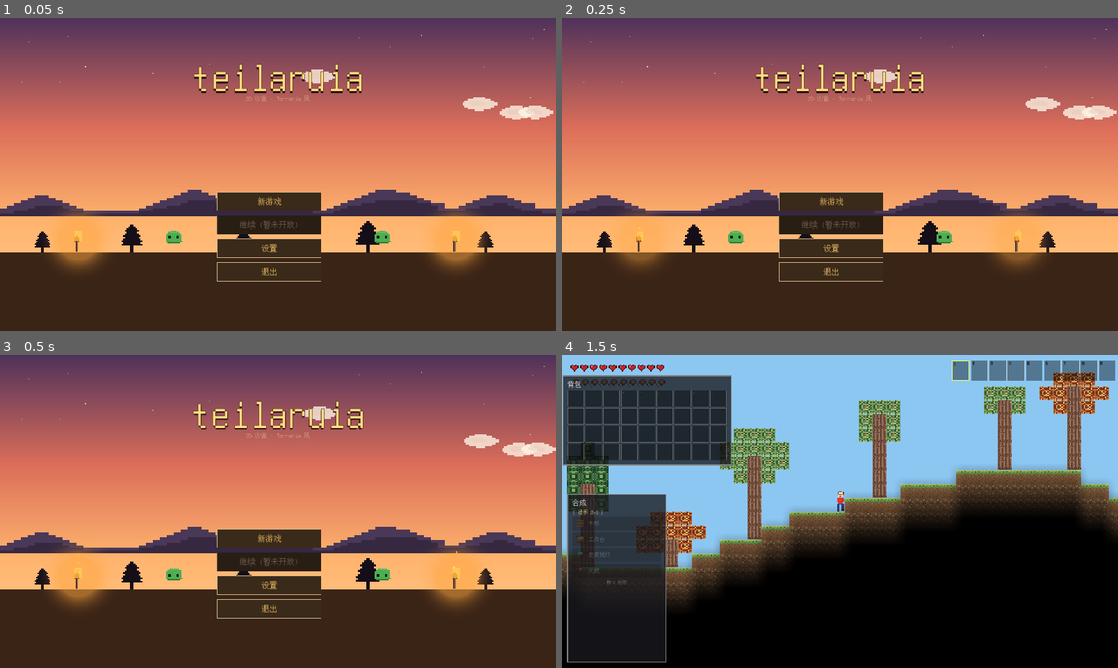
Above: before the commit, frames 1-4 (two rows, left to right).
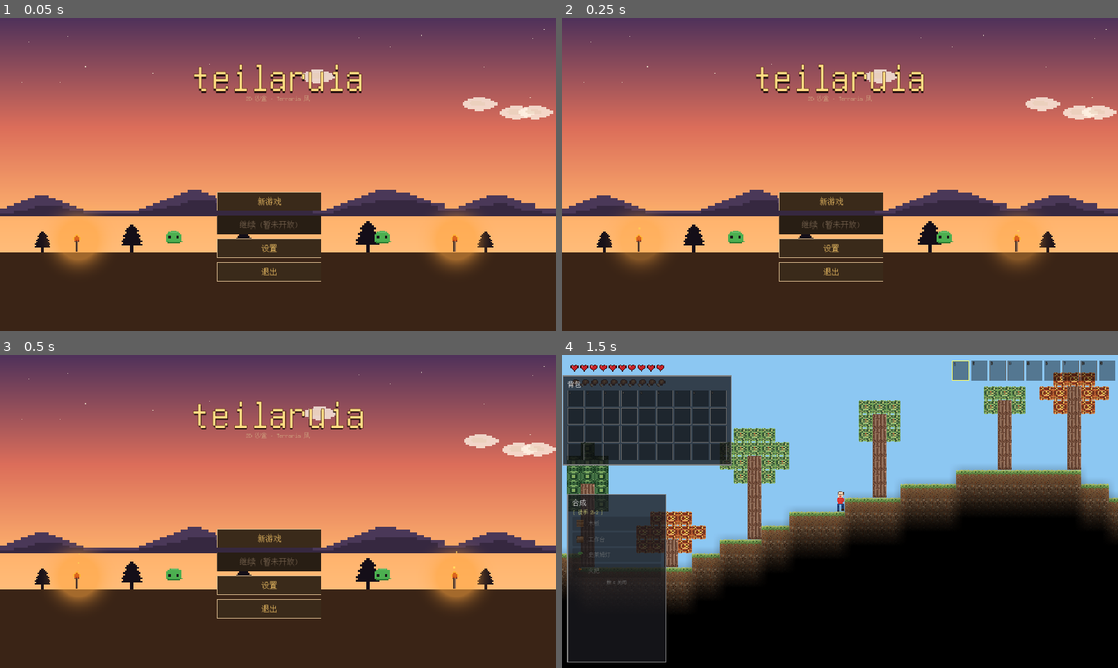
Above: after the commit, the same moments.

Repository: Nornttyy/tielaruia
Game: Godot game, scene res://scenes/main.tscn
The game is run twice, just before and just after one commit, with the same random seed, the same clock (stepped at 60 frames per second) and the same inputs.
Inputs (mouse positions are in pixels of both pictures, inside the frame that each line leads up to):
- Up to frame 1 (0.05 s): no input
- Up to frame 2 (0.25 s): no input
- Up to frame 3 (0.5 s): no input
- Up to frame 4 (1.5 s): click "新游戏" at 0.5 s; tap Enter at 1.25 s; move the mouse to (962, 495) at 1.27 s; hold D (move_right) from 1.28 s (still down); tap E (interact) at 1.35 s; click (962, 495) at 1.42 s

The runs differ from the first frame. In frame 1, less than 0.1% of the frame differs, in the area x 13-83%, y 69-72%; in frame 2, less than 0.1%; in frame 3, less than 0.1%; in frame 4, nothing differs.
Error in both runs: Trying to assign value of type 'Sprite2D' to a variable of type 'TileMapLayer'. (res://scripts/world/world.gd:31)

Commit message:
fix(menu): 删火把上方那个闪的方形 flame_overlay (像素图自带火苗够了)

Diff:
--- a/scripts/ui/main_menu.gd
+++ b/scripts/ui/main_menu.gd
@@ -141,30 +141,19 @@
 		glow.scale = Vector2(1.4, 1.4)
 		glow.position = Vector2(tx, ground_y - 30.0)
 		ground_layer.add_child(glow)
-		# 火把本体 (像素画 16×16 → 48×48)
+		# 火把本体 (像素画 16×16 → 48×48). 像素图本身已含火苗, 不再叠 flame_overlay.
 		var torch := Sprite2D.new()
 		torch.texture = torch_tex
 		torch.scale = Vector2(3, 3)
 		torch.centered = false
 		torch.position = Vector2(tx - 24.0, ground_y - 48.0)
 		ground_layer.add_child(torch)
-		# 火苗叠加 (一颗暖色 spark 放大, 罩在像素火焰位置上, 周期闪烁让火"活")
-		var flame_overlay := Sprite2D.new()
-		flame_overlay.texture = ParticlesArt.get_torch_spark(Color(1.0, 0.85, 0.35))
-		flame_overlay.scale = Vector2(8, 11)
-		flame_overlay.position = Vector2(tx, ground_y - 38.0)
-		flame_overlay.modulate = Color(1, 1, 1, 0.55)
-		ground_layer.add_child(flame_overlay)
-		# 火苗 + 光晕同步呼吸 (有节奏的火光感)
+		# 光晕呼吸 (alpha 节律), 让火光感来自光晕本身而非贴图叠加
 		var t := create_tween().set_loops()
-		t.tween_property(flame_overlay, "scale", Vector2(9.0, 12.5), 0.10).set_trans(Tween.TRANS_QUAD)
-		t.parallel().tween_property(glow, "modulate:a", 0.60, 0.10)
-		t.tween_property(flame_overlay, "scale", Vector2(7.0, 10.0), 0.13)
-		t.parallel().tween_property(glow, "modulate:a", 0.35, 0.13)
-		t.tween_property(flame_overlay, "scale", Vector2(8.5, 12.0), 0.09)
-		t.parallel().tween_property(glow, "modulate:a", 0.50, 0.09)
-		t.tween_property(flame_overlay, "scale", Vector2(8.0, 11.0), 0.12)
-		t.parallel().tween_property(glow, "modulate:a", 0.45, 0.12)
+		t.tween_property(glow, "modulate:a", 0.60, 0.10)
+		t.tween_property(glow, "modulate:a", 0.35, 0.13)
+		t.tween_property(glow, "modulate:a", 0.50, 0.09)
+		t.tween_property(glow, "modulate:a", 0.45, 0.12)
 		# 周期生成上升火花
 		_start_menu_spark_timer(Vector2(tx, ground_y - 42.0), ground_layer)
 
